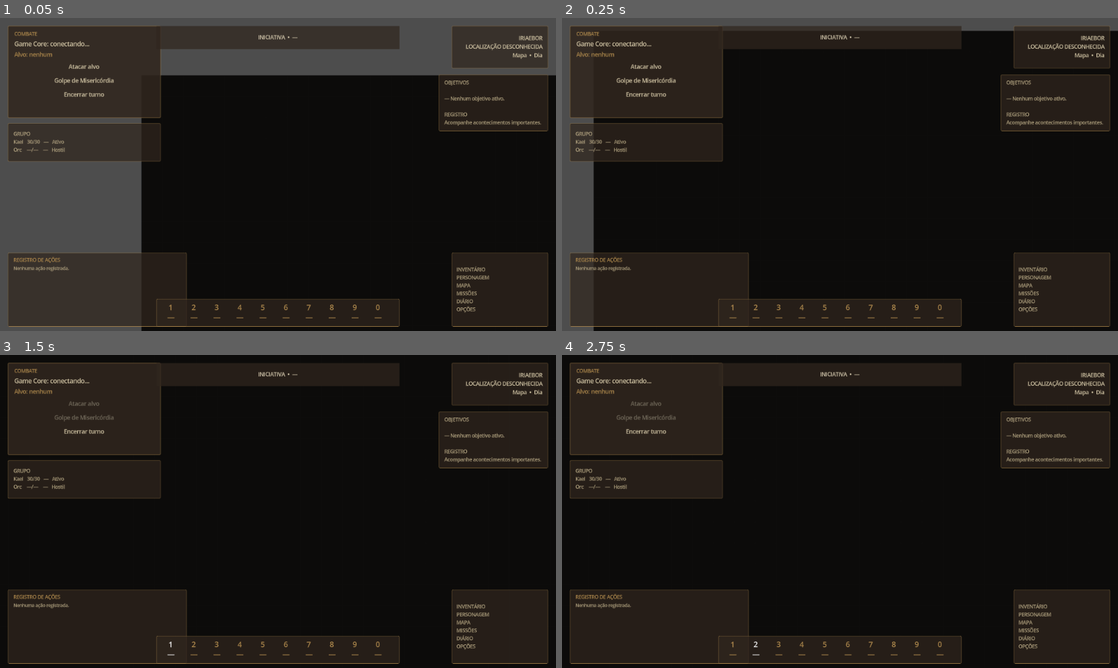
Above: before the commit, frames 1-4 (two rows, left to right).
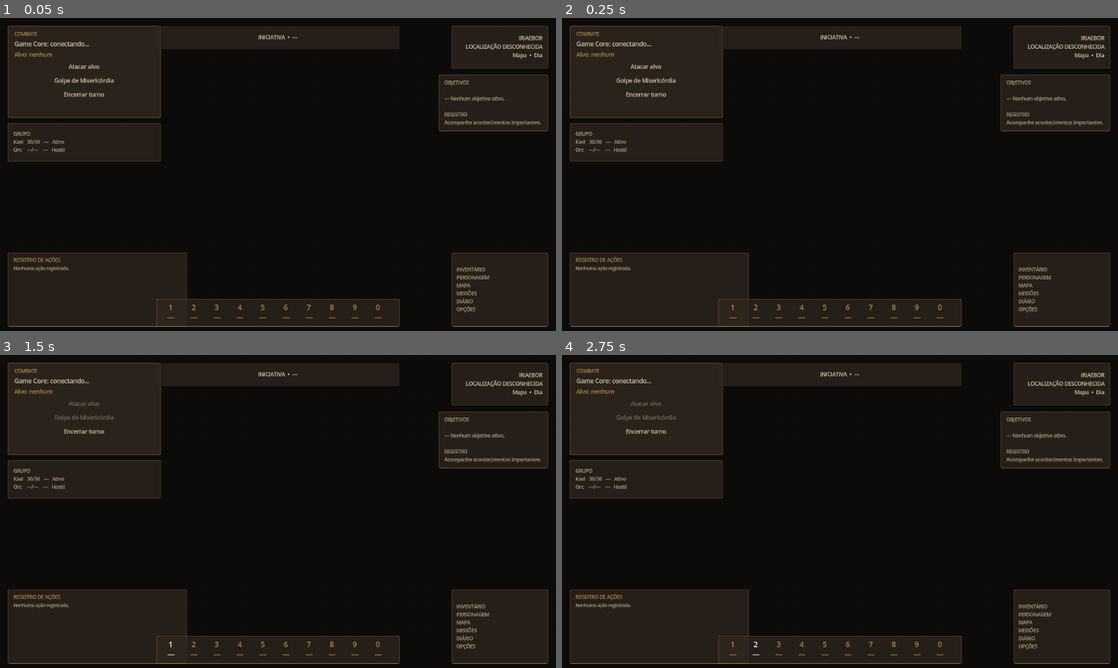
Above: after the commit, the same moments.

Repository: wchichura-maker/dnd
Game: Godot game, scene res://scenes/Main.tscn
The game is run twice, just before and just after one commit, with the same random seed, the same clock (stepped at 60 frames per second) and the same inputs.
Inputs (mouse positions are in pixels of both pictures, inside the frame that each line leads up to):
- Up to frame 1 (0.05 s): no input
- Up to frame 2 (0.25 s): no input
- Up to frame 3 (1.5 s): tap Enter at 0.5 s; move the mouse to (400, 495) at 0.52 s; hold D 0.53-1.25 s; tap 1 at 0.6 s; click (400, 495) at 0.67 s; tap Space at 0.77 s; click "1 —" at 1.25 s
- Up to frame 4 (2.75 s): click "2 —" at 2 s

The runs differ from the first frame. In frame 1, 18% of the frame differs, in the area x 0-100%, y 0-100%; in frame 2, 5.7%; in frame 3, less than 0.1%; in frame 4, nothing differs.

Commit message:
Stop camera edge oscillation

Diff:
--- a/godot/scripts/CameraController.gd
+++ b/godot/scripts/CameraController.gd
@@ -7,8 +7,7 @@
 ##
 ## The free-camera window is intentionally bounded to 60 ft (12 squares).
 ## D&D 3.5 uses 5 ft per grid square, and 60 ft is a common explicit
-## sight/sensing reference (for example, standard darkvision). This is a
-## presentation ceiling for the prototype, not the final perception rule.
+## sight/sensing reference. This is a presentation ceiling for the prototype.
 
 const PAN_SPEED_CELLS: float = 8.0
 const CAMERA_RADIUS_CELLS: float = 12.0
@@ -90,7 +89,9 @@
 	limit_top = 0
 	limit_right = int(map_size.x * GRID_CELL_PIXELS)
 	limit_bottom = int(map_size.y * GRID_CELL_PIXELS)
-	limit_smoothed = true
+	# The script performs the final clamp. Letting Camera2D smooth its limits as
+	# well creates a small oscillation when the free camera reaches a map edge.
+	limit_smoothed = false
 
 func _clamp_to_map() -> void:
 	var viewport_size := get_viewport_rect().size / zoom
